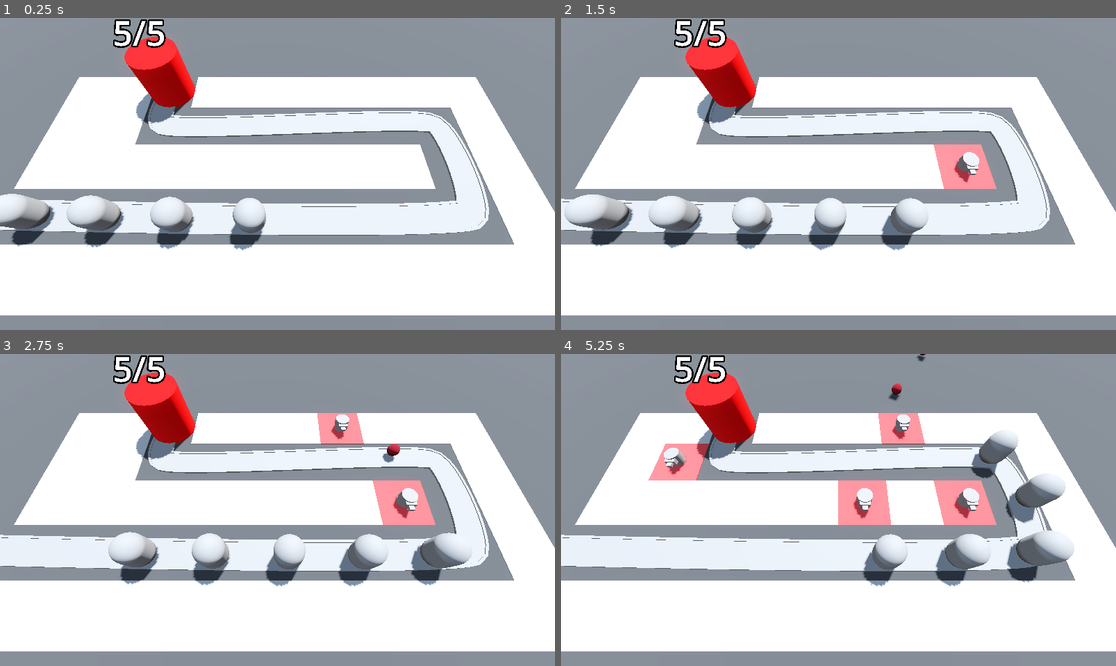
Above: before the commit, frames 1-4 (two rows, left to right).
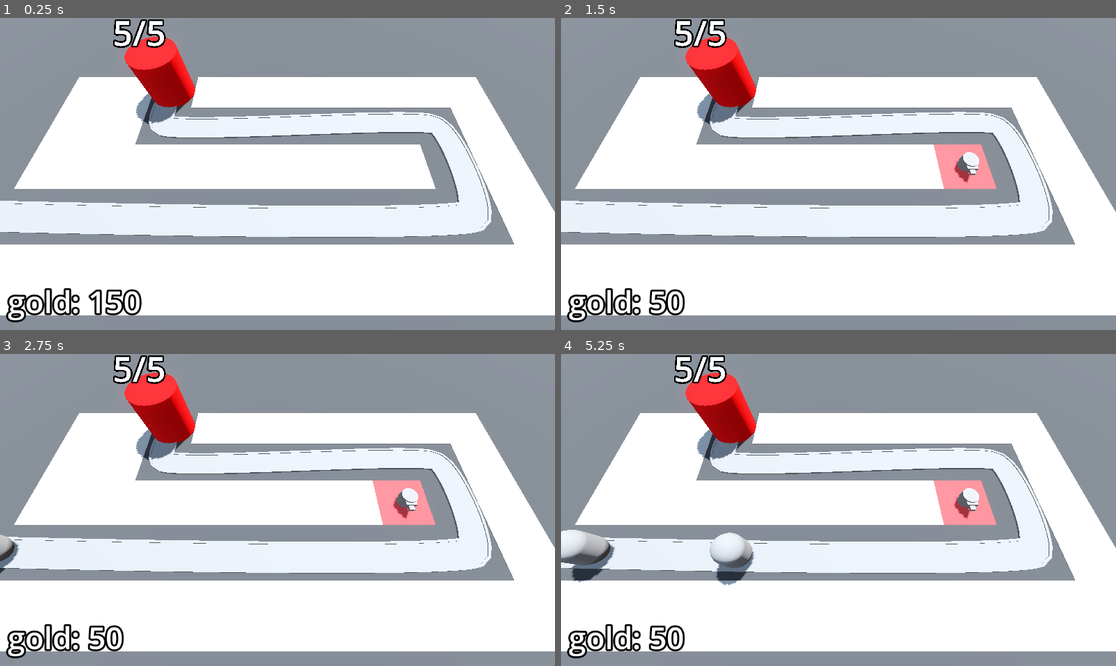
Above: after the commit, the same moments.

Repository: Declin-Anderson/Barbarian-Blaster
Game: Godot game, scene res://BaseLevel.tscn
Two runs of this game, one before a commit and one after it. Both use one fixed random seed, a clock stepped at 60 frames per second and the inputs below.
Inputs (mouse positions are in pixels of both pictures, inside the frame that each line leads up to):
- Up to frame 1 (0.25 s): no input
- Up to frame 2 (1.5 s): move the mouse to (960, 158) at 0.52 s; press the mouse at (960, 158) at 0.53 s; move the mouse to (727, 189) at 1.27 s; release the mouse at (727, 189) at 1.28 s; click (727, 189) at 1.35 s
- Up to frame 3 (2.75 s): move the mouse to (333, 441) at 2.02 s; press the mouse at (333, 441) at 2.03 s
- Up to frame 4 (5.25 s): move the mouse to (810, 572) at 2.77 s; release the mouse at (810, 572) at 2.78 s; click (810, 572) at 2.85 s; move the mouse to (1005, 556) at 3.52 s; press the mouse at (1005, 556) at 3.53 s; move the mouse to (672, 463) at 4.27 s; release the mouse at (672, 463) at 4.28 s; click (672, 463) at 4.35 s; move the mouse to (866, 510) at 5.02 s; press the mouse at (866, 510) at 5.03 s

The runs differ from the first frame. In frame 1, 6.2% of the frame differs, in the area x 0-89%, y 26-98%; in frame 2, 6.7%; in frame 3, 7.8%; in frame 4, 11%, in the area x 0-93%, y 0-98%.

Commit message:
enemy spawn and difficulty managment

Diff:
--- /dev/null
+++ b/Bank.gd
@@ -0,0 +1,12 @@
+extends MarginContainer
+
+@export var starting_gold := 150
+@onready var label: Label = $Label
+
+var gold : int:
+	set(gold_in):
+		gold = max(gold_in, 0)
+		label.text = "gold: " + str(gold)
+
+func _ready() -> void:
+	gold = starting_gold
--- a/BaseLevel.tscn
+++ b/BaseLevel.tscn
@@ -1,11 +1,14 @@
-[gd_scene load_steps=12 format=3 uid="uid://d1ah2nq55gt07"]
+[gd_scene load_steps=16 format=3 uid="uid://d1ah2nq55gt07"]
 
 [ext_resource type="PackedScene" uid="uid://cjfrpacbxtf7f" path="res://RayPickerCamera/ray_picker_camera.tscn" id="1_77rip"]
 [ext_resource type="MeshLibrary" uid="uid://lmj7mnxr1cr7" path="res://MeshLibraries/SpaceLibrary.tres" id="1_husv4"]
 [ext_resource type="PackedScene" uid="uid://bek4hhiux4fpr" path="res://Enemy/enemy.tscn" id="2_en7hd"]
 [ext_resource type="PackedScene" uid="uid://c5ao1oydtg25s" path="res://Base/base.tscn" id="3_d78lr"]
+[ext_resource type="Script" path="res://EnemyPath.gd" id="3_w02d5"]
 [ext_resource type="Script" path="res://TurretManager.gd" id="5_urh88"]
 [ext_resource type="PackedScene" uid="uid://w8mlpvc4752k" path="res://Turret/turret.tscn" id="6_iugx1"]
+[ext_resource type="Script" path="res://Bank.gd" id="8_mmova"]
+[ext_resource type="PackedScene" uid="uid://xsh4v0xxxc12" path="res://DifficultyManager/difficulty_manager.tscn" id="9_opmgc"]
 
 [sub_resource type="ProceduralSkyMaterial" id="ProceduralSkyMaterial_gcvu3"]
 sky_horizon_color = Color(0.64625, 0.65575, 0.67075, 1)
@@ -29,6 +32,11 @@
 "tilts": PackedFloat32Array(0, 0, 0, 0, 0)
 }
 point_count = 5
+
+[sub_resource type="LabelSettings" id="LabelSettings_7bo63"]
+font_size = 64
+outline_size = 16
+outline_color = Color(0, 0, 0, 1)
 
 [node name="BaseLevel" type="Node3D"]
 
@@ -56,11 +64,14 @@
 "cells": PackedInt32Array(65535, 65534, 0, 65535, 2, 0, 65531, 65535, 0, 4, 65535, 0, 65531, 65534, 0, 65532, 65534, 0, …(306 unchanged characters)…
 }
 
-[node name="Path3D" type="Path3D" parent="."]
+[node name="EnemyPath" type="Path3D" parent="." node_paths=PackedStringArray("difficulty_manager")]
 transform = Transform3D(1, 0, 0, 0, 1, 0, 0, 0, 1, -0.129013, 0, -0.13437)
 curve = SubResource("Curve3D_u6xgd")
+script = ExtResource("3_w02d5")
+enemy_scene = ExtResource("2_en7hd")
+difficulty_manager = NodePath("../DifficultyManager")
 
-[node name="Road" type="CSGPolygon3D" parent="Path3D"]
+[node name="Road" type="CSGPolygon3D" parent="EnemyPath"]
 polygon = PackedVector2Array(-1, 0, -1, 0.1, 1, 0.1, 1, 0)
 mode = 2
 path_node = NodePath("..")
@@ -68,12 +79,12 @@
 path_interval = 0.5
 path_simplify_angle = 0.0
 path_rotation = 2
-path_local = false
+path_local = true
 path_continuous_u = true
 path_u_distance = 1.0
 path_joined = false
 
-[node name="LeftEdge" type="CSGPolygon3D" parent="Path3D"]
+[node name="LeftEdge" type="CSGPolygon3D" parent="EnemyPath"]
 polygon = PackedVector2Array(-1.1, 0, -1.1, 0.15, -0.9, 0.15, -0.9, 0)
 mode = 2
 path_node = NodePath("..")
@@ -81,12 +92,12 @@
 path_interval = 0.5
 path_simplify_angle = 0.0
 path_rotation = 2
-path_local = false
+path_local = true
 path_continuous_u = true
 path_u_distance = 1.0
 path_joined = false
 
-[node name="RightEdge" type="CSGPolygon3D" parent="Path3D"]
+[node name="RightEdge" type="CSGPolygon3D" parent="EnemyPath"]
 polygon = PackedVector2Array(0.9, 0, 0.9, 0.15, 1.1, 0.15, 1.1, 0)
 mode = 2
 path_node = NodePath("..")
@@ -94,32 +105,43 @@
 path_interval = 0.5
 path_simplify_angle = 0.0
 path_rotation = 2
-path_local = false
+path_local = true
 path_continuous_u = true
 path_u_distance = 1.0
 path_joined = false
 
-[node name="Enemy" parent="Path3D" instance=ExtResource("2_en7hd")]
-transform = Transform3D(-0.0116633, 0, -0.999932, 0, 1, 0, 0.999932, 0, -0.0116633, -2.87515, 0, 6.53314)
-progress = 20.0
-
-[node name="Enemy2" parent="Path3D" instance=ExtResource("2_en7hd")]
-transform = Transform3D(-0.0165679, 0, -0.999863, 0, 1, 0, 0.999863, 0, -0.0165679, -7.87465, 0, 6.46187)
-progress = 15.0
-
-[node name="Enemy3" parent="Path3D" instance=ExtResource("2_en7hd")]
-transform = Transform3D(-0.0202706, 0, -0.999795, 0, 1, 0, 0.999795, 0, -0.0202706, -12.8739, 0, 6.36943)
-progress = 10.0
-
-[node name="Enemy4" parent="Path3D" instance=ExtResource("2_en7hd")]
-transform = Transform3D(-0.0234326, 0, -0.999725, 0, 1, 0, 0.999725, 0, -0.0234326, -17.8727, 0, 6.26007)
-progress = 5.0
-
-[node name="Enemy5" parent="Path3D" instance=ExtResource("2_en7hd")]
-transform = Transform3D(-4.37114e-08, 0, -1, 0, 1, 0, 1, 0, -4.37114e-08, -22.871, 0, 6.13437)
+[node name="Timer" type="Timer" parent="EnemyPath"]
+wait_time = 2.0
+autostart = true
 
 [node name="Base" parent="." instance=ExtResource("3_d78lr")]
 
-[node name="TurretManager" type="Node3D" parent="."]
+[node name="TurretManager" type="Node3D" parent="." node_paths=PackedStringArray("enemy_path")]
 script = ExtResource("5_urh88")
 turret = ExtResource("6_iugx1")
+enemy_path = NodePath("../EnemyPath")
+
+[node name="Bank" type="MarginContainer" parent="." groups=["bank"]]
+anchors_preset = 15
+anchor_right = 1.0
+anchor_bottom = 1.0
+grow_horizontal = 2
+grow_vertical = 2
+mouse_filter = 2
+theme_override_constants/margin_left = 16
+theme_override_constants/margin_top = 16
+theme_override_constants/margin_right = 16
+theme_override_constants/margin_bottom = 16
+script = ExtResource("8_mmova")
+
+[node name="Label" type="Label" parent="Bank"]
+layout_mode = 2
+size_flags_horizontal = 0
+size_flags_vertical = 8
+text = "PlaceHolder"
+label_settings = SubResource("LabelSettings_7bo63")
+
+[node name="DifficultyManager" parent="." instance=ExtResource("9_opmgc")]
+
+[connection signal="timeout" from="EnemyPath/Timer" to="EnemyPath" method="spawn_enemy"]
+[connection signal="stop_spawning_enemies" from="DifficultyManager" to="EnemyPath" method="_on_difficulty_manager_stop_spawning_enemies"]
--- /dev/null
+++ b/DifficultyManager/difficulty_manager.gd
@@ -0,0 +1,29 @@
+extends Node
+
+signal stop_spawning_enemies
+
+@export var game_length := 30.0
+@export var spawn_time_curve: Curve
+@export var enemy_health_curve: Curve
+@onready var timer: Timer = $Timer
+
+# Called when the node enters the scene tree for the first time.
+func _ready() -> void:
+	timer.start(game_length)
+
+
+# Called every frame. 'delta' is the elapsed time since the previous frame.
+func _process(delta: float) -> void:
+	pass
+
+func game_progress_ratio() -> float:
+	return 1.0 - (timer.time_left / game_length)
+
+func get_spawn_time() -> float:
+	return spawn_time_curve.sample(game_progress_ratio())
+
+func get_enemy_health() -> float:
+	return enemy_health_curve.sample(game_progress_ratio())
+
+func _on_timer_timeout() -> void:
+	stop_spawning_enemies.emit()
--- /dev/null
+++ b/DifficultyManager/difficulty_manager.tscn
@@ -0,0 +1,25 @@
+[gd_scene load_steps=4 format=3 uid="uid://xsh4v0xxxc12"]
+
+[ext_resource type="Script" path="res://DifficultyManager/difficulty_manager.gd" id="1_dnwyu"]
+
+[sub_resource type="Curve" id="Curve_rsg0v"]
+min_value = 0.25
+max_value = 2.0
+_data = [Vector2(0, 2), 0.0, -1.75, 0, 1, Vector2(1, 0.25), -1.75, 0.0, 1, 0]
+point_count = 2
+
+[sub_resource type="Curve" id="Curve_xqg5w"]
+min_value = 10.0
+max_value = 150.0
+_data = [Vector2(0, 10), 0.0, 140.0, 0, 1, Vector2(1, 150), 140.0, 0.0, 1, 0]
+point_count = 2
+
+[node name="DifficultyManager" type="Node"]
+script = ExtResource("1_dnwyu")
+spawn_time_curve = SubResource("Curve_rsg0v")
+enemy_health_curve = SubResource("Curve_xqg5w")
+
+[node name="Timer" type="Timer" parent="."]
+one_shot = true
+
+[connection signal="timeout" from="Timer" to="." method="_on_timer_timeout"]
--- a/Enemy/enemy.gd
+++ b/Enemy/enemy.gd
@@ -3,6 +3,23 @@
 ## The Speed at which the enemy is walk every second
 @export var speed: float = 2.5
 @onready var base = get_tree().get_first_node_in_group("base")
+@export var max_health : int = 50
+@export var gold_value : int = 15
+@onready var animation_player: AnimationPlayer = $AnimationPlayer
+
+@onready var bank = get_tree().get_first_node_in_group("bank")
+
+var current_health : int:
+	set(health_in):
+		if health_in < current_health:
+			animation_player.play("TakeDamage")
+		current_health = health_in
+		if current_health < 1:
+			bank.gold += gold_value
+			queue_free()
+
+func _ready() -> void:
+	current_health = max_health
 
 # Called every frame. 'delta' is the elapsed time since the previous frame.
 func _process(delta: float) -> void:
@@ -11,3 +28,4 @@
 	if progress_ratio >= 1.0:
 		base.take_damage()
 		set_process(false)
+		queue_free()
--- a/Enemy/enemy.tscn
+++ b/Enemy/enemy.tscn
@@ -1,10 +1,55 @@
-[gd_scene load_steps=3 format=3 uid="uid://bek4hhiux4fpr"]
+[gd_scene load_steps=8 format=3 uid="uid://bek4hhiux4fpr"]
 
 [ext_resource type="Script" path="res://Enemy/enemy.gd" id="1_1oo32"]
 
 [sub_resource type="CapsuleMesh" id="CapsuleMesh_l1iqa"]
 radius = 1.0
 height = 3.0
+
+[sub_resource type="StandardMaterial3D" id="StandardMaterial3D_0o7hw"]
+no_depth_test = true
+shading_mode = 0
+
+[sub_resource type="CapsuleShape3D" id="CapsuleShape3D_mp7yv"]
+radius = 1.0
+height = 3.0
+
+[sub_resource type="Animation" id="Animation_r474m"]
+length = 0.001
+tracks/0/type = "value"
+tracks/0/imported = false
+tracks/0/enabled = true
+tracks/0/path = NodePath("DamageHighLight:visible")
+tracks/0/interp = 1
+tracks/0/loop_wrap = true
+tracks/0/keys = {
+"times": PackedFloat32Array(0),
+"transitions": PackedFloat32Array(1),
+"update": 1,
+"values": [false]
+}
+
+[sub_resource type="Animation" id="Animation_b5d58"]
+resource_name = "TakeDamage"
+length = 0.1
+tracks/0/type = "value"
+tracks/0/imported = false
+tracks/0/enabled = true
+tracks/0/path = NodePath("DamageHighLight:visible")
+tracks/0/interp = 1
+tracks/0/loop_wrap = true
+tracks/0/keys = {
+"times": PackedFloat32Array(0, 0.1),
+"transitions": PackedFloat32Array(1, 1),
+"update": 1,
+"values": [true, false]
+}
+
+[sub_resource type="AnimationLibrary" id="AnimationLibrary_wcool"]
+_data = {
+"RESET": SubResource("Animation_r474m"),
+"TakeDamage": SubResource("Animation_b5d58")
+}
 
 [node name="Enemy" type="PathFollow3D"]
 loop = false
@@ -14,3 +59,20 @@
 [node name="MeshInstance3D" type="MeshInstance3D" parent="."]
 transform = Transform3D(1, 0, 0, 0, 1, 0, 0, 0, 1, 0, 1.5, 0)
 mesh = SubResource("CapsuleMesh_l1iqa")
+
+[node name="DamageHighLight" type="MeshInstance3D" parent="."]
+transform = Transform3D(1, 0, 0, 0, 1, 0, 0, 0, 1, 0, 1.5, 0)
+visible = false
+material_override = SubResource("StandardMaterial3D_0o7hw")
+mesh = SubResource("CapsuleMesh_l1iqa")
+
+[node name="EnemyArea3D" type="Area3D" parent="." groups=["enemy_area"]]
+
+[node name="CollisionShape3D" type="CollisionShape3D" parent="EnemyArea3D"]
+transform = Transform3D(1, 0, 0, 0, 1, 0, 0, 0, 1, 0, 1.5, 0)
+shape = SubResource("CapsuleShape3D_mp7yv")
+
+[node name="AnimationPlayer" type="AnimationPlayer" parent="."]
+libraries = {
+"": SubResource("AnimationLibrary_wcool")
+}
--- /dev/null
+++ b/EnemyPath.gd
@@ -0,0 +1,15 @@
+extends Path3D
+
+@export var enemy_scene: PackedScene
+@export var difficulty_manager: Node
+@onready var timer: Timer = $Timer
+
+func spawn_enemy() -> void:
+	var new_enemy = enemy_scene.instantiate()
+	new_enemy.max_health = difficulty_manager.get_enemy_health()
+	add_child(new_enemy)
+	timer.wait_time = difficulty_manager.get_spawn_time()
+
+
+func _on_difficulty_manager_stop_spawning_enemies() -> void:
+	timer.stop()
--- a/RayPickerCamera/ray_picker_camera.gd
+++ b/RayPickerCamera/ray_picker_camera.gd
@@ -2,8 +2,10 @@
 
 @export var gridmap: GridMap
 @export var turret_manager: Node3D
+@export var turret_cost := 100
 
 @onready var ray_cast_3d: RayCast3D = $RayCast3D
+@onready var bank = get_tree().get_first_node_in_group("bank")
 
 # Called every frame. 'delta' is the elapsed time since the previous frame.
 func _process(delta: float) -> void:
@@ -12,15 +14,19 @@
 	ray_cast_3d.force_raycast_update()
 
 	if ray_cast_3d.is_colliding():
-		Input.set_default_cursor_shape(Input.CURSOR_POINTING_HAND)
-		var collider = ray_cast_3d.get_collider()
-		if collider is GridMap:
-			if Input.is_action_pressed("click"):
-				var collision_point = ray_cast_3d.get_collision_point()
-				var cell = gridmap.local_to_map(collision_point)
-				if gridmap.get_cell_item(cell) == 0:
-					gridmap.set_cell_item(cell, 1)
-					var tile_position = gridmap.map_to_local(cell)
-					turret_manager.build_turret(tile_position)
+		if bank.gold >= turret_cost:
+			Input.set_default_cursor_shape(Input.CURSOR_POINTING_HAND)
+			var collider = ray_cast_3d.get_collider()
+			if collider is GridMap:
+				if Input.is_action_pressed("click"):
+					var collision_point = ray_cast_3d.get_collision_point()
+					var cell = gridmap.local_to_map(collision_point)
+					if gridmap.get_cell_item(cell) == 0:
+						gridmap.set_cell_item(cell, 1)
+						var tile_position = gridmap.map_to_local(cell)
+						turret_manager.build_turret(tile_position)
+						bank.gold -= turret_cost
+		else:
+			Input.set_default_cursor_shape(Input.CURSOR_ARROW)
 	else:
 		Input.set_default_cursor_shape(Input.CURSOR_ARROW)
--- a/Turret/projectile.gd
+++ b/Turret/projectile.gd
@@ -10,3 +10,9 @@
 
 func _on_timer_timeout() -> void:
 	queue_free()
+
+
+func _on_area_entered(area: Area3D) -> void:
+	if area.is_in_group("enemy_area"):
+		area.get_parent().current_health -= 25
+		queue_free()
--- a/Turret/projectile.tscn
+++ b/Turret/projectile.tscn
@@ -25,4 +25,5 @@
 one_shot = true
 autostart = true
 
+[connection signal="area_entered" from="." to="." method="_on_area_entered"]
 [connection signal="timeout" from="Timer" to="." method="_on_timer_timeout"]
--- a/Turret/turret.gd
+++ b/Turret/turret.gd
@@ -1,10 +1,34 @@
 extends Node3D
 
 @export var projectile: PackedScene
+@export var turret_range: float = 10.0
 @onready var barrel: MeshInstance3D = $TurretBase/TurretTop/Visor/Barrel
+var enemy_path: Path3D
+var target: PathFollow3D
 
+@onready var animation_player: AnimationPlayer = $AnimationPlayer
+
+func _physics_process(delta: float) -> void:
+	target = find_best_target()
+	if target:
+		look_at(target.global_position, Vector3.UP, true)
 
 func _on_timer_timeout() -> void:
-	var shot = projectile.instantiate()
-	add_child(shot)
-	shot.global_position = barrel.global_position
+	if target:
+		var shot = projectile.instantiate()
+		add_child(shot)
+		shot.global_position = barrel.global_position
+		shot.direction = global_transform.basis.z
+		animation_player.play("fire")
+
+func find_best_target() -> PathFollow3D:
+	var best_target = null
+	var best_progress = 0
+	for enemy in enemy_path.get_children():
+		if enemy is PathFollow3D:
+			if enemy.progress > best_progress:
+				var distance := global_position.distance_to(enemy.global_position)
+				if distance <= turret_range:
+					best_progress = enemy.progress
+					best_target = enemy
+	return best_target
--- a/Turret/turret.tscn
+++ b/Turret/turret.tscn
@@ -16,6 +16,43 @@
 
 [sub_resource type="BoxMesh" id="BoxMesh_2dvnl"]
 size = Vector3(0.4, 0.2, 0.48)
+
+[sub_resource type="Animation" id="Animation_sd8hu"]
+resource_name = "fire"
+length = 0.3
+tracks/0/type = "value"
+tracks/0/imported = false
+tracks/0/enabled = true
+tracks/0/path = NodePath("TurretBase/TurretTop:position")
+tracks/0/interp = 1
+tracks/0/loop_wrap = true
+tracks/0/keys = {
+"times": PackedFloat32Array(0, 0.3),
+"transitions": PackedFloat32Array(1, 1),
+"update": 0,
+"values": [Vector3(0, 0.3, -0.6), Vector3(0, 0.3, 0)]
+}
+
+[sub_resource type="Animation" id="Animation_7iqaf"]
+length = 0.001
+tracks/0/type = "value"
+tracks/0/imported = false
+tracks/0/enabled = true
+tracks/0/path = NodePath("TurretBase/TurretTop:position")
+tracks/0/interp = 1
+tracks/0/loop_wrap = true
+tracks/0/keys = {
+"times": PackedFloat32Array(0),
+"transitions": PackedFloat32Array(1),
+"update": 0,
+"values": [Vector3(0, 0.3, 0)]
+}
+
+[sub_resource type="AnimationLibrary" id="AnimationLibrary_12m5l"]
+_data = {
+"RESET": SubResource("Animation_7iqaf"),
+"fire": SubResource("Animation_sd8hu")
+}
 
 [node name="Turret" type="Node3D"]
 script = ExtResource("1_k4el4")
@@ -40,4 +77,9 @@
 [node name="Timer" type="Timer" parent="."]
 autostart = true
 
+[node name="AnimationPlayer" type="AnimationPlayer" parent="."]
+libraries = {
+"": SubResource("AnimationLibrary_12m5l")
+}
+
 [connection signal="timeout" from="Timer" to="." method="_on_timer_timeout"]
--- a/TurretManager.gd
+++ b/TurretManager.gd
@@ -1,8 +1,10 @@
 extends Node3D
 
 @export var turret: PackedScene
+@export var enemy_path: Path3D
 
 func build_turret(turret_position: Vector3) -> void:
 	var new_turret = turret.instantiate()
 	add_child(new_turret)
 	new_turret.global_position = turret_position
+	new_turret.enemy_path = enemy_path
Not shown: 4 places in MeshLibraries/SpaceLibrary.tres that only renumber resources
Not shown: 1 places in Turret/turret.tscn that only renumber resources
